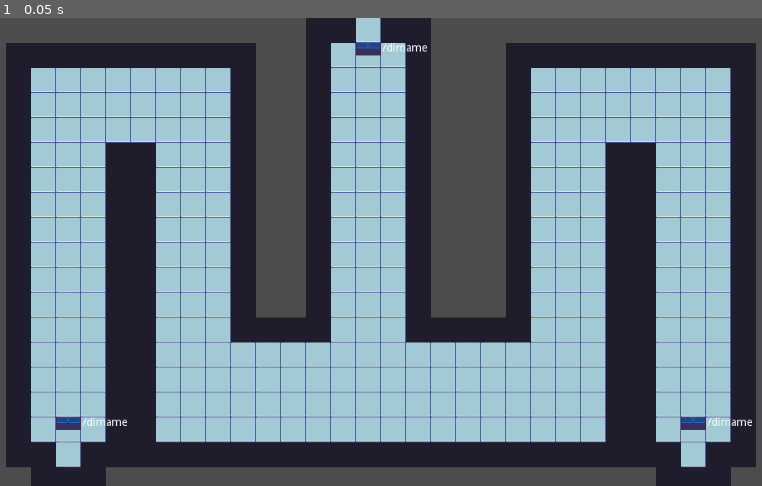
Above: before the commit, frame 1.
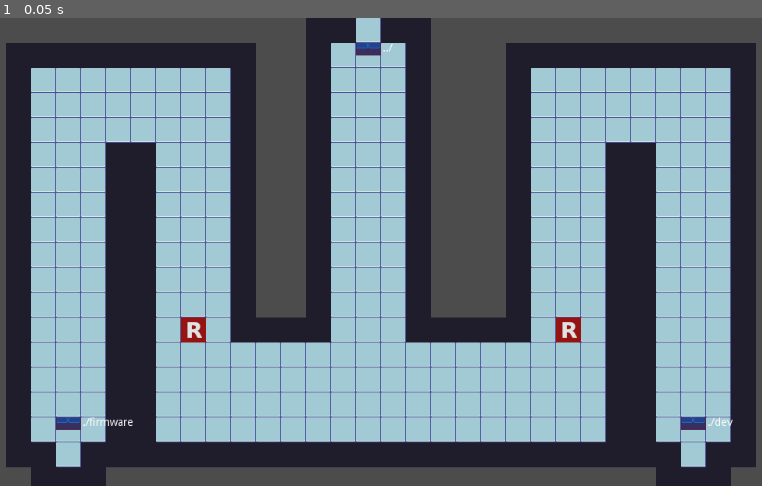
Above: after the commit, the same moment.

Repository: diogojs/ggj2023
Game: Godot game, scene res://rooms/sys/room.tscn
Same seed, same stepped clock (60 frames per second), same inputs: the game is played once before the commit and once after it. This scene is started directly instead of the project's main scene.
Inputs:
- Up to frame 1 (0.05 s): no input

The runs differ from the first frame. In frame 1, 0.5% of the frame differs, in the area x 10-99%, y 5-88%.

Commit message:
Add readables to /sys/room

Diff:
--- a/source/rooms/sys/room.tscn
+++ b/source/rooms/sys/room.tscn
@@ -1,8 +1,10 @@
-[gd_scene load_steps=4 format=2]
+[gd_scene load_steps=6 format=2]
 
+[ext_resource path="res://interactive/Readable.tscn" type="PackedScene" id=1]
 [ext_resource path="res://tilemap/scenary.tres" type="TileSet" id=2]
 [ext_resource path="res://door/Door.tscn" type="PackedScene" id=3]
 [ext_resource path="res://rooms/Room.gd" type="Script" id=4]
+[ext_resource path="res://interactive/PermissionHandler.tscn" type="PackedScene" id=5]
 
 [node name="Room" type="Node2D"]
 script = ExtResource( 4 )
@@ -21,15 +23,24 @@
 dir_name = ".."
 is_locked = false
 
+[node name="Label" parent="Door" index="5"]
+text = "../"
+
 [node name="Door2" parent="." instance=ExtResource( 3 )]
 position = Vector2( 896, 512 )
 dir_name = "dev"
 is_locked = false
 
+[node name="Label" parent="Door2" index="5"]
+text = "./dev"
+
 [node name="Door3" parent="." instance=ExtResource( 3 )]
 position = Vector2( 96, 512 )
 dir_name = "firmware"
 is_locked = false
+
+[node name="Label" parent="Door3" index="5"]
+text = "./firmware"
 
 [node name="TileMap" type="TileMap" parent="."]
 z_index = -7
@@ -39,3 +50,33 @@
 collision_layer = 2
 format = 1
 tile_data = PoolIntArray( -65522, 0, 65539, -65521, 0, 65539, -65520, 0, 65539, 13, 0, 65539, 14, 0, 65539, 15, 0, 6554 …(8370 unchanged characters)…
+
+[node name="PermissionHandler" parent="." instance=ExtResource( 5 )]
+position = Vector2( 272, 400 )
+
+[node name="ButtonArea2D" parent="PermissionHandler" index="0"]
+permissions = {
+"execute": 9,
+"read": 1,
+"write": 9
+}
+
+[node name="Readable" parent="PermissionHandler/Interactive" index="0" instance=ExtResource( 1 )]
+
+[node name="PermissionHandler2" parent="." instance=ExtResource( 5 )]
+position = Vector2( 752, 400 )
+
+[node name="ButtonArea2D" parent="PermissionHandler2" index="0"]
+permissions = {
+"execute": 9,
+"read": 1,
+"write": 9
+}
+
+[node name="Readable" parent="PermissionHandler2/Interactive" index="0" instance=ExtResource( 1 )]
+
+[editable path="Door"]
+[editable path="Door2"]
+[editable path="Door3"]
+[editable path="PermissionHandler"]
+[editable path="PermissionHandler2"]
